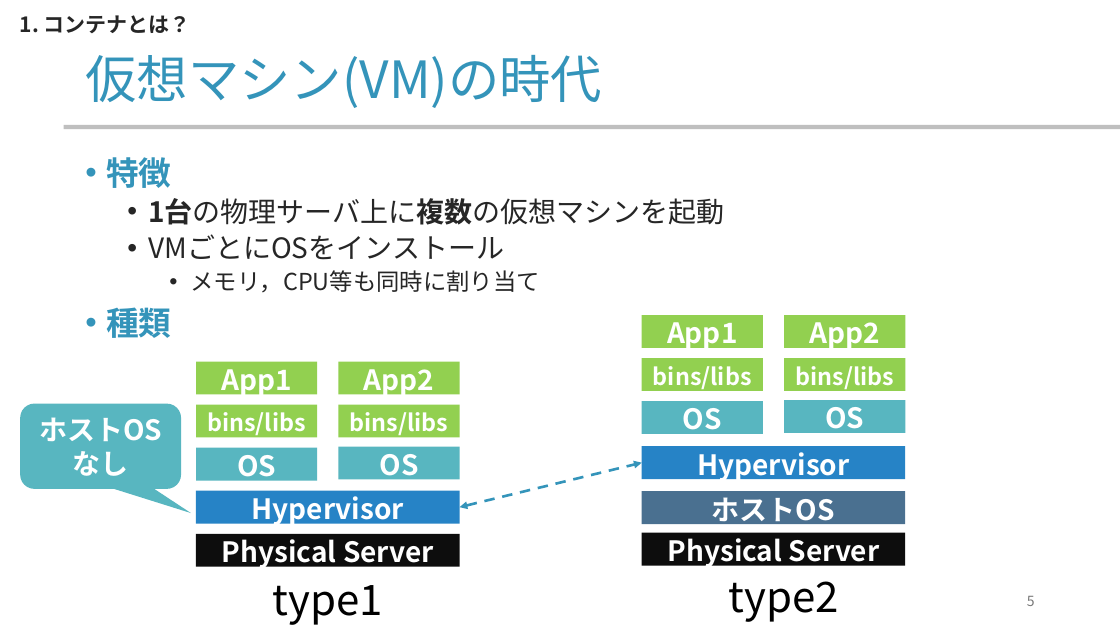
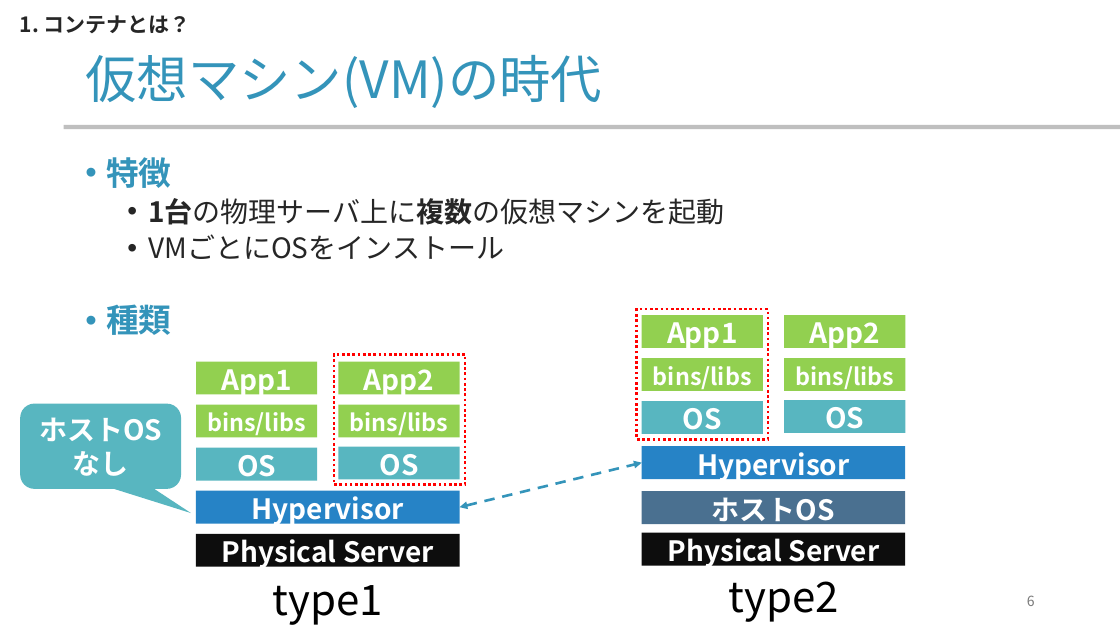
Before and after one commit to yamada-ai/java-prac, a slide deck: slide 6 of docker-container.pptx (slide 5 before the commit). Drawn at 1120x630 pixels with LibreOffice and Linux fonts; fonts in the diff are those of the drawing; background and template pictures are left out. Boxes give left, top, right and bottom in pixels: in the first picture for what was removed or moved away, otherwise in the second. Text is boxed around its words. In the diff, an @@ line names an element or a change of style, - is before the commit and + after.

```diff
--- a/docker-container.pptx
+++ b/docker-container.pptx
@@ text at (x1=190, y1=270, x2=540, y2=293): paragraph removed @@
-    • メモリ，CPU等も同時に割り当て
@@ rectangle added at (x1=637, y1=309, x2=768, y2=439), outline #FF0000 2.25 pt dashed @@
@@ rectangle added at (x1=334, y1=355, x2=465, y2=485), outline #FF0000 2.25 pt dashed @@
@@ page number at (x1=1027, y1=595, x2=1035, y2=606): text changed @@
-5
+6
```
Also in this commit, not shown: 13 other slides changed, 5 slides added, 1 slide removed.
